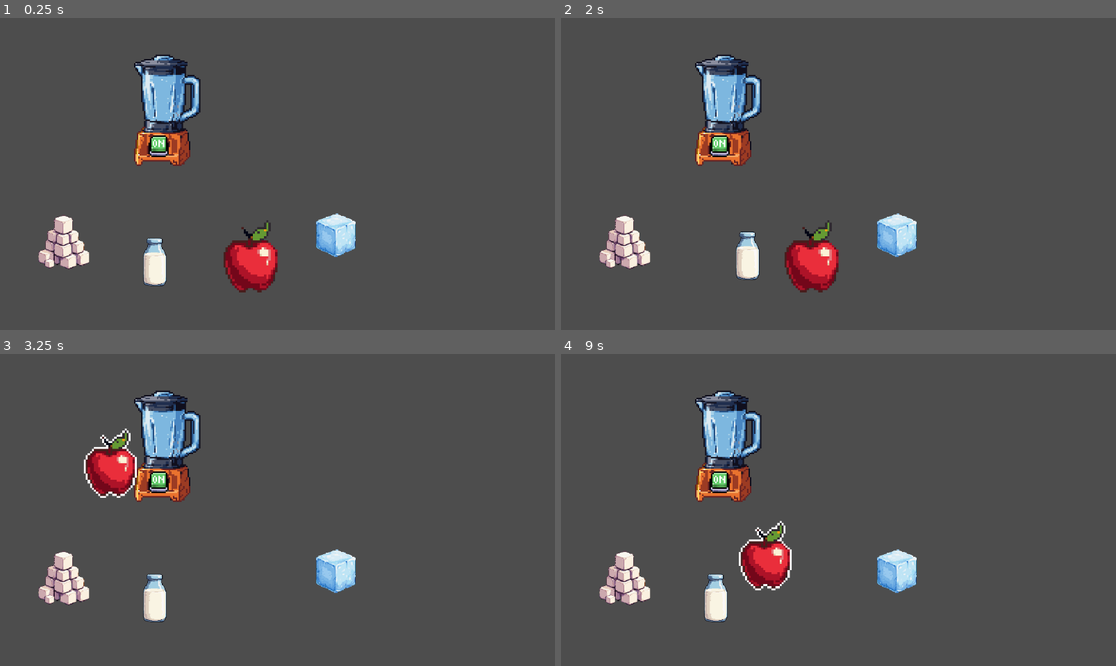
Above: before the commit, frames 1-4 (two rows, left to right).
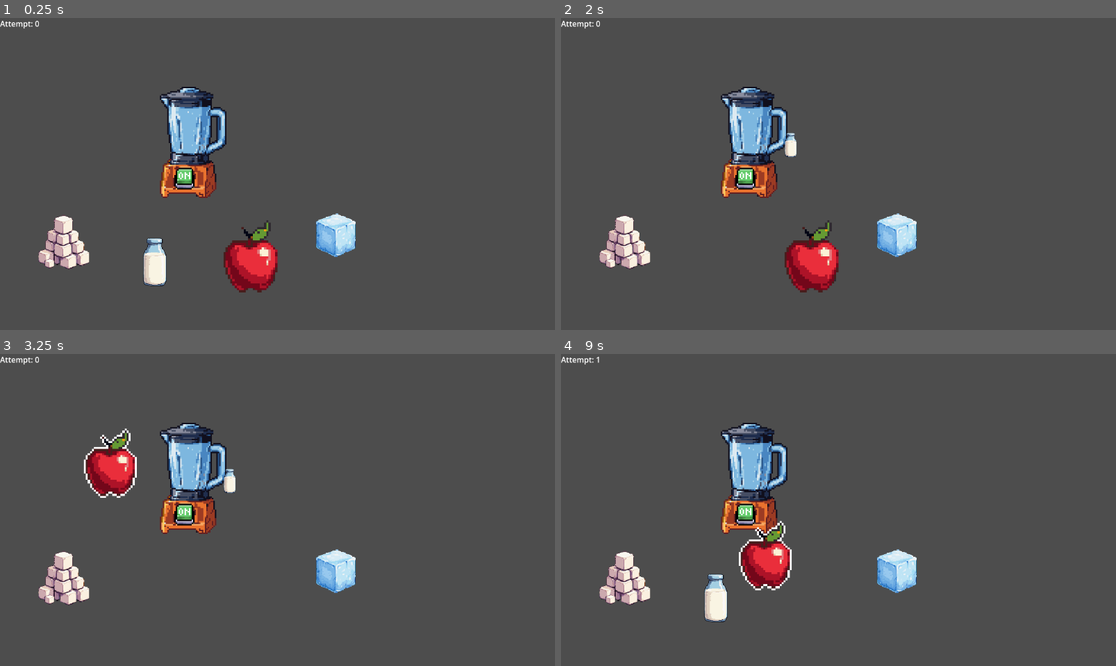
Above: after the commit, the same moments.

Repository: the-real-ronji/MiniJameGam50
Game: Godot game, scene res://Scenes/Main.tscn
The game is run twice, just before and just after one commit, with the same random seed, the same clock (stepped at 60 frames per second) and the same inputs. Before the commit the project starts from res://Scenes/stage_1.tscn.
Inputs (mouse positions are in pixels of both pictures, inside the frame that each line leads up to):
- Up to frame 1 (0.25 s): no input
- Up to frame 2 (2 s): tap Enter (ui_accept) at 0.5 s; drag from (622, 242) to (894, 105) at 0.52 s; drag from (716, 255) to (810, 236) at 1.27 s
- Up to frame 3 (3.25 s): move the mouse to (338, 572) at 2.02 s; tap 3 at 2.1 s; click (338, 572) at 2.17 s; tap Enter (ui_accept) at 2.75 s; drag from (249, 591) to (111, 463) at 2.77 s
- Up to frame 4 (9 s): tap Space at 3.5, 4.25 s; move the mouse to (1005, 556) at 3.52 s; tap 5 at 3.6 s; click (1005, 556) at 3.67 s; tap Enter (ui_accept) at 3.77, 5, 5.75, 6.77 s; drag from (672, 463) to (755, 432) at 4.27 s; move the mouse to (866, 510) at 5.02 s; tap 7 at 5.1 s; click (866, 510) at 5.17 s; drag from (755, 432) to (727, 525) at 5.77 s; move the mouse to (960, 494) at 6.52 s; tap 9 at 6.6 s; click (960, 494) at 6.67 s; drag from (727, 525) to (810, 572) at 7.27 s; move the mouse to (894, 441) at 8.02 s; tap 1 at 8.1 s; click (894, 441) at 8.17 s; drag from (810, 572) to (672, 463) at 8.77 s

The runs differ from the first frame. In frame 1, 5.1% of the frame differs, in the area x 0-41%, y 0-58%; in frame 2, 5.9%, in the area x 0-43%, y 0-84%; in frame 3, 5.9%; in frame 4, 5.1%.

Commit message:
fixing up bugs

Diff:
--- a/Scenes/Main.tscn
+++ b/Scenes/Main.tscn
@@ -28,14 +28,7 @@
 offset_bottom = 40.0
 
 [node name="BlenderZone" parent="Control" instance=ExtResource("1_vy5pj")]
-position = Vector2(429, 246)
-
-[node name="VisualFeedback" type="Label" parent="Control/BlenderZone"]
-visible = false
-offset_left = 8.0
-offset_top = 263.0
-offset_right = 212.0
-offset_bottom = 286.0
+position = Vector2(187, 73)
 
 [node name="sugarcubes_ingredient" parent="Control" instance=ExtResource("3_qmy6f")]
 layout_mode = 0
--- a/Scenes/blender_zone.tscn
+++ b/Scenes/blender_zone.tscn
@@ -359,10 +359,19 @@
 "speed": 5.0
 }]
 
-[node name="AnimatedSprite2D" type="AnimatedSprite2D"]
+[node name="BlenderZone" type="Node2D"]
+script = ExtResource("1_4u1wg")
+
+[node name="AnimatedSprite2D" type="AnimatedSprite2D" parent="."]
 position = Vector2(210.00002, 199)
 scale = Vector2(3, 3)
 sprite_frames = SubResource("SpriteFrames_vjepe")
 animation = &"stanby"
 autoplay = "stanby"
-script = ExtResource("1_4u1wg")
+
+[node name="VisualFeedback" type="Label" parent="."]
+visible = false
+offset_left = 8.0
+offset_top = 263.0
+offset_right = 212.0
+offset_bottom = 286.0
--- a/Scenes/stage_1.tscn
+++ b/Scenes/stage_1.tscn
@@ -15,14 +15,7 @@
 [node name="ingredients" type="Node2D" parent="."]
 
 [node name="BlenderZone" parent="ingredients" instance=ExtResource("3_us22l")]
-position = Vector2(343, 205)
-
-[node name="VisualFeedback" type="Label" parent="ingredients/BlenderZone"]
-visible = false
-offset_left = 8.0
-offset_top = 263.0
-offset_right = 212.0
-offset_bottom = 286.0
+position = Vector2(225, 71)
 
 [node name="sugarcubes_ingredient" parent="ingredients" instance=ExtResource("4_tfjjj")]
 offset_left = 55.0
--- a/Scripts/apple_ingredient.gd
+++ b/Scripts/apple_ingredient.gd
@@ -14,6 +14,10 @@
 func _ready():
 	original_position = position
 	original_texture = texture
+	original_position = position
+	original_texture = texture
+	var blender = get_parent().get_node_or_null("BlenderZone")
+	print("Found blender:", blender)
 
 func _gui_input(event):
 	if locked:
@@ -31,16 +35,16 @@
 		position += event.relative
 
 func _check_drop_zone():
-	var blender = get_parent().get_node("BlenderZone")
-	var ingredient_rect = get_global_rect()
-	var blender_rect = Rect2(
-	blender.global_position - blender.sprite_frames.get_frame_texture(blender.animation, blender.frame).get_size() / 2,
-	blender.sprite_frames.get_frame_texture(blender.animation, blender.frame).get_size()
-)
+	var blender = get_parent().get_node_or_null("BlenderZone")
+	if blender == null:
+		print("BlenderZone not found!")
+		return
+
+	var ingredient_rect = Rect2(global_position, size)
+	var blender_rect = blender.get_global_rect()
 
 	if ingredient_rect.intersects(blender_rect):
-		var accepted = blender.accept_ingredient(ingredient_name)
-		if accepted:
+		if blender.accept_ingredient(ingredient_name):
 			position = drop_position - size / 4
 			scale = drop_scale
 			locked = true
--- a/Scripts/blender_zone.gd
+++ b/Scripts/blender_zone.gd
@@ -1,28 +1,99 @@
-extends AnimatedSprite2D
+extends Node2D
+class_name BlenderZone
 
-@export var accepted_ingredients: Array[String] = ["apple", "milk"]
-@onready var prep_phase: Control = $"../../QTEPanel/Phases"
+signal recipe_complete
+
+@export var blend_animation := "blend"
+
+var recipe: Dictionary = {}
+var collected: Dictionary = {}
+
+@onready var feedback_label: Label = $VisualFeedback
+@onready var blender_sprite: AnimatedSprite2D = $AnimatedSprite2D
+
+
+func _ready() -> void:
+	feedback_label.visible = false
+	blender_sprite.stop()
+
+
+func show_feedback(text: String) -> void:
+	feedback_label.text = text
+	feedback_label.visible = true
+	await get_tree().create_timer(2.0).timeout
+	feedback_label.visible = false
+
+
+func set_recipe(new_recipe: Dictionary) -> void:
+	recipe = new_recipe
+	collected.clear()
+	print("Blender set with recipe:", recipe)
+
 
 func accept_ingredient(name: String) -> bool:
-	return name in accepted_ingredients
+	# Only allow correct ingredients during childhood
+	if recipe.has(name) and GameManager.stage == "childhood":
+		collected[name] = collected.get(name, 0) + 1
+		print("Ingredient correct:", name)
+		_check_recipe()
+		return true
+	else:
+		_handle_wrong_ingredient(name)
+		return false
+
+
+func _handle_wrong_ingredient(name: String) -> void:
+	GameManager.attempt += 1
+
+	if GameManager.attempt >= 5:
+		GameManager.attempt = 0
+		$"../UIs/GameOver".show()
+		get_tree().paused = true
+		return
+
+	match name:
+		"sugarcubes":
+			show_feedback("Too bitter for a kid’s drink!")
+		"ice":
+			show_feedback("Too cold, childhood should feel warm!")
+		_:
+			show_feedback("That doesn’t taste right...")
 
 func get_global_rect() -> Rect2:
-	var tex := sprite_frames.get_frame_texture(animation, frame)
-	if tex == null:
-		return Rect2(global_position, Vector2.ZERO)
-	var size := tex.get_size()
-	return Rect2(global_position - size / 2, size)
+	if blender_sprite == null:
+		return Rect2()
 
-func blend_with(name: String):
-	if accept_ingredient(name):
-		if not prep_phase.finished.is_connected(_on_prep_finished):
-			prep_phase.finished.connect(_on_prep_finished)
-		prep_phase.start({"lifeStage": QTEPanel.Stage.YoungAdult})
+	var texture := blender_sprite.sprite_frames.get_frame_texture(
+		blender_sprite.animation,
+		blender_sprite.frame
+	)
+
+	if texture == null:
+		return Rect2()
+
+	var size: Vector2 = texture.get_size() * blender_sprite.global_scale
+
+	# AnimatedSprite2D is centered
+	var top_left: Vector2 = blender_sprite.global_position - size / 2.0
+
+	return Rect2(top_left, size)
+
+
+func _check_recipe() -> void:
+	for ingredient in recipe.keys():
+		if collected.get(ingredient, 0) < recipe[ingredient]:
+			return
+
+	# Recipe complete
+	print("All ingredients collected! Recipe complete.")
+	collected.clear()
+
+	_play_blend_animation()
+	emit_signal("recipe_complete")
+
+
+func _play_blend_animation() -> void:
+	if blender_sprite.sprite_frames.has_animation(blend_animation):
+		blender_sprite.play(blend_animation)
 	else:
-		print("Invalid ingredient:", name)
-
-func _on_prep_finished(success: bool, data: Dictionary) -> void:
-	if success:
-		print("Blending succeeded with prep quality:", data.get("prep_quality"))
-	else:
-		print("Blending failed, reason:", data.get("reason"))
+		push_warning("Blend animation not found on AnimatedSprite2D")
--- a/Scripts/main.gd
+++ b/Scripts/main.gd
@@ -1,4 +1,8 @@
 extends Control
+class_name Main
+
+enum Stage {Childhood, Adolescence, YoungAdult, MiddleAge, Senior}
+@export var lifeStage : Stage = Stage.Childhood
 
 @onready var blender = $Control/BlenderZone
 @onready var qte_panel: QTEPanel = $QTEPanel
@@ -14,7 +18,7 @@
 func _ready() -> void:
 	if blender:
 		blender.connect("recipe_complete", Callable(self, "_on_recipe_complete"))
-		var recipe = GameManager.get_childhood_recipe()
+		var recipe = GameManager.get_recipe(lifeStage)
 		blender.set_recipe(recipe)
 	else:
 		push_error("BlenderZone not found in scene tree")
@@ -35,7 +39,7 @@
 	}
 
 	qte_panel.show()
-	qte_panel.start_qte(phases, qte_context)
+	qte_panel.start_qte(phases, lifeStage, qte_context)
 
 func _on_qte_finished(success: bool, data: Dictionary) -> void:
 	qte_panel.hide()
--- a/Scripts/prep_phase.gd
+++ b/Scripts/prep_phase.gd
@@ -60,33 +60,33 @@
 	)
 
 # --- Adjust difficulty and green zone bounds by stage ---
-func _adjust_difficulty(stage: QTEPanel.Stage) -> void:
+func _adjust_difficulty(stage: Main.Stage) -> void:
 	match stage:
-		QTEPanel.Stage.Childhood:
+		Main.Stage.Childhood:
 			total_time = 1.5
 			greenZoneStart = 0.4
 			greenZoneEnd = 0.9
 			greenZoneLowerBound = 0.3
 			greenZoneUpperBound = 0.5
-		QTEPanel.Stage.Adolescence:
+		Main.Stage.Adolescence:
 			total_time = 1.2
 			greenZoneStart = 0.45
 			greenZoneEnd = 0.85
 			greenZoneLowerBound = 0.25
 			greenZoneUpperBound = 0.45
-		QTEPanel.Stage.YoungAdult:
+		Main.Stage.YoungAdult:
 			total_time = 1.0
 			greenZoneStart = 0.5
 			greenZoneEnd = 0.85
 			greenZoneLowerBound = 0.2
 			greenZoneUpperBound = 0.4
-		QTEPanel.Stage.MiddleAge:
+		Main.Stage.MiddleAge:
 			total_time = 0.8
 			greenZoneStart = 0.55
 			greenZoneEnd = 0.85
 			greenZoneLowerBound = 0.15
 			greenZoneUpperBound = 0.35
-		QTEPanel.Stage.Senior:
+		Main.Stage.Senior:
 			total_time = 0.7
 			greenZoneStart = 0.6
 			greenZoneEnd = 0.85
--- a/Scripts/qte_panel.gd
+++ b/Scripts/qte_panel.gd
@@ -2,21 +2,18 @@
 class_name QTEPanel
 
 signal finished(success: bool, data: Dictionary)
-
-enum Stage {Childhood, Adolescence, YoungAdult, MiddleAge, Senior}
-@export var lifeStage : Stage = Stage.Childhood
 
 @onready var phaseContainer: Control = $Phases
 
 var phases: Array[PackedScene] = []
 var phaseIndex := 0
 var currentPhase: Control = null
-
+var lifeStage
 var accData : Dictionary = {}
 
-func start_qte(phaseList : Array[PackedScene], initialData := {}) -> void:
+func start_qte(phaseList : Array[PackedScene], stage : Main.Stage, initialData := {} ) -> void:
 	show()
-
+	lifeStage = stage
 	phases = phaseList
 	phaseIndex = 0
 	accData = initialData.duplicate()
--- a/project.godot
+++ b/project.godot
@@ -11,7 +11,7 @@
 [application]
 
 config/name="MiniJameGam#50"
-run/main_scene="uid://cvnd3v0v25o0h"
+run/main_scene="uid://diiwudvk716im"
 config/features=PackedStringArray("4.5", "Forward Plus")
 config/icon="res://Sprites/icon.svg"
 <<<<<<<HEADrun/main_scene="uid://cvnd3v0v25o0h"
--- a/scripts/blend_phase.gd
+++ b/scripts/blend_phase.gd
@@ -91,21 +91,21 @@
 			else:
 				_fail("Too slow!")
 
-func _adjust_difficulty(stage : QTEPanel.Stage) -> void:
+func _adjust_difficulty(stage : Main.Stage) -> void:
 	match stage:
-		QTEPanel.Stage.Childhood:
+		Main.Stage.Childhood:
 			sequenceSize = 4
 			input_time_window = 3.5
-		QTEPanel.Stage.Adolescence:
+		Main.Stage.Adolescence:
 			sequenceSize = 4
 			input_time_window = 3.0
-		QTEPanel.Stage.YoungAdult:
+		Main.Stage.YoungAdult:
 			sequenceSize = 5
 			input_time_window = 2.5
-		QTEPanel.Stage.MiddleAge:
+		Main.Stage.MiddleAge:
 			sequenceSize = 5
 			input_time_window = 1.6
-		QTEPanel.Stage.Senior:
+		Main.Stage.Senior:
 			sequenceSize = 6
 			input_time_window = 1.6
 
--- a/scripts/game_manager.gd
+++ b/scripts/game_manager.gd
@@ -28,8 +28,15 @@
 func get_adolescence_recipe() -> Dictionary:
 	return {
 		"chocolate": 1,
-		"protein_bar": 1,
-		"energy_drink": 1,
-		"peanut_butter": 1,
-		"soda": 1
+		"choclate": 1,
+		"protein_powder": 1,
 	}
+
+func get_recipe(stage : Main.Stage) -> Dictionary:
+	match stage:
+		Main.Stage.Childhood:
+			return get_childhood_recipe()
+		Main.Stage.Adolescence:
+			return get_adolescence_recipe()
+
+	return {}
--- a/scripts/pour_phase.gd
+++ b/scripts/pour_phase.gd
@@ -67,17 +67,17 @@
 		else:
 			_fail("Incorrect fill level! Filled %.0f%%" % (fill_amount*100))
 
-func _adjust_difficulty(stage : QTEPanel.Stage) -> void:
+func _adjust_difficulty(stage : Main.Stage) -> void:
 	match stage:
-		QTEPanel.Stage.Childhood:
+		Main.Stage.Childhood:
 			pass
-		QTEPanel.Stage.Adolescence:
+		Main.Stage.Adolescence:
 			pass
-		QTEPanel.Stage.YoungAdult:
+		Main.Stage.YoungAdult:
 			pass
-		QTEPanel.Stage.MiddleAge:
+		Main.Stage.MiddleAge:
 			pass
-		QTEPanel.Stage.Senior:
+		Main.Stage.Senior:
 			pass
 
 func _success() -> void:
